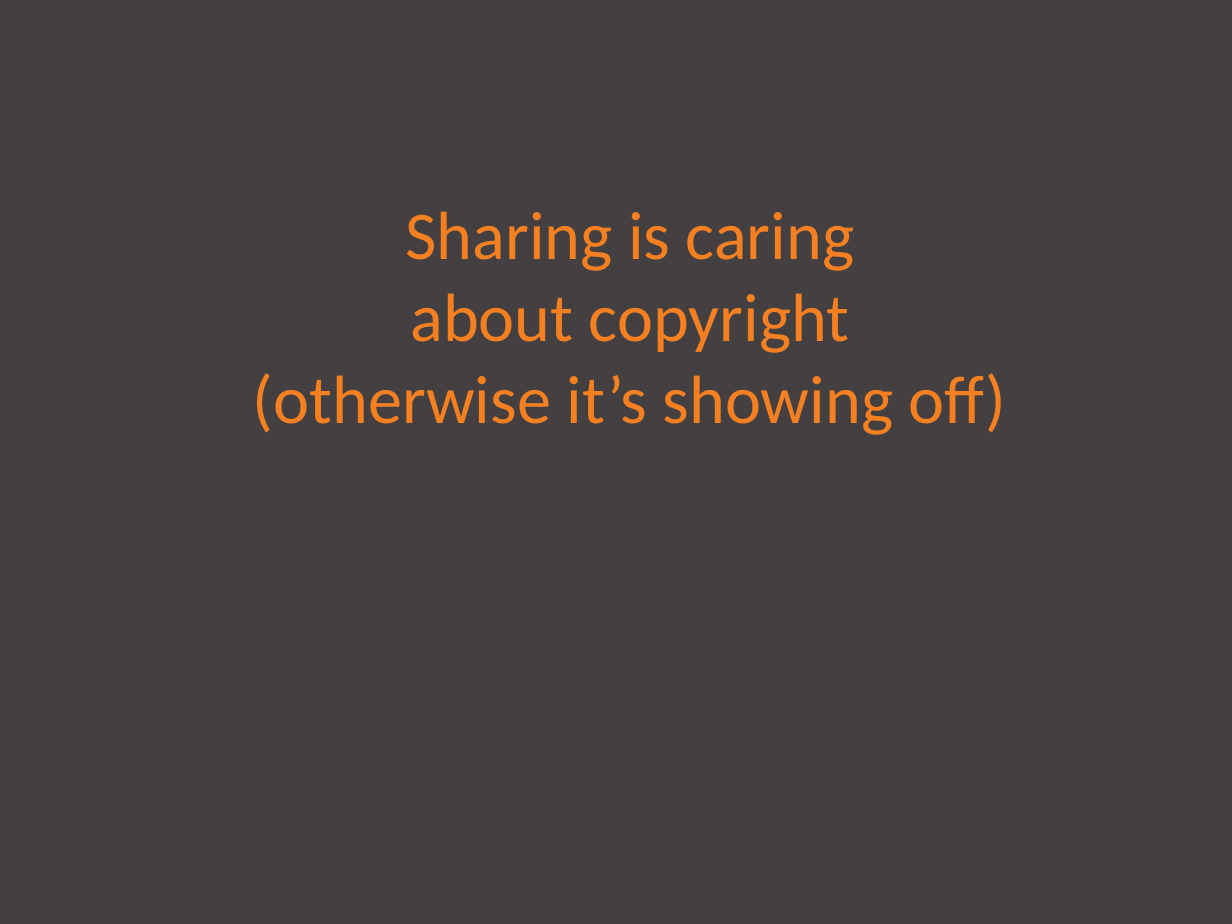
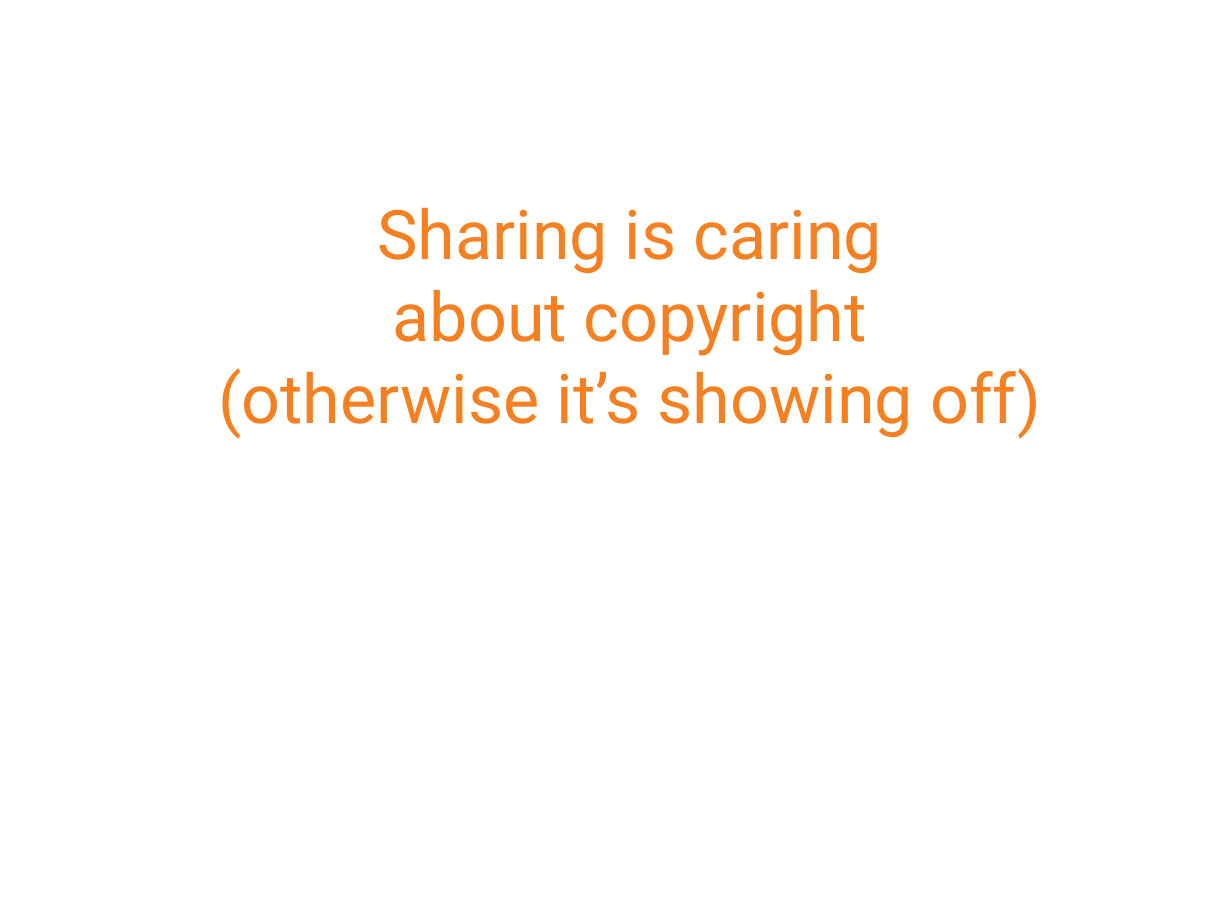
Before and after one commit to chartgerink/talks, a slide deck: slide 26 of 2017_2018/20171024oa-week/presentation.odp (slide 7 before the commit). Drawn at 1232x924 pixels with LibreOffice and Linux fonts; fonts in the diff are those of the drawing; background and template pictures are left out. Boxes give left, top, right and bottom in pixels: in the first picture for what was removed or moved away, otherwise in the second. Text is boxed around its words. In the diff, an @@ line names an element or a change of style, - is before the commit and + after.

```diff
--- a/2017_2018/20171024oa-week/presentation.odp
+++ b/2017_2018/20171024oa-week/presentation.odp
@@ background #444041 to #FFFFFF @@
@@ title "Sharing is caring about copyright ..." at (x1=218, y1=207, x2=1041, y2=439): font Calibri to Roboto @@
```
Also in this commit, not shown: 3 other slides changed, 22 slides added, 3 slides removed, 1 other file.
